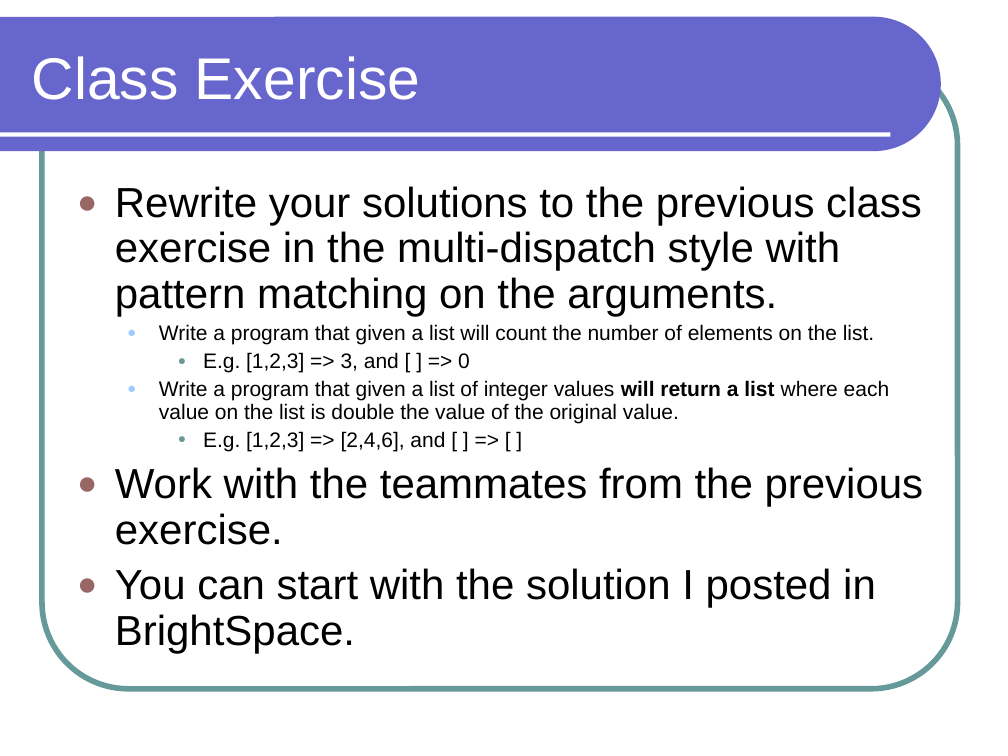
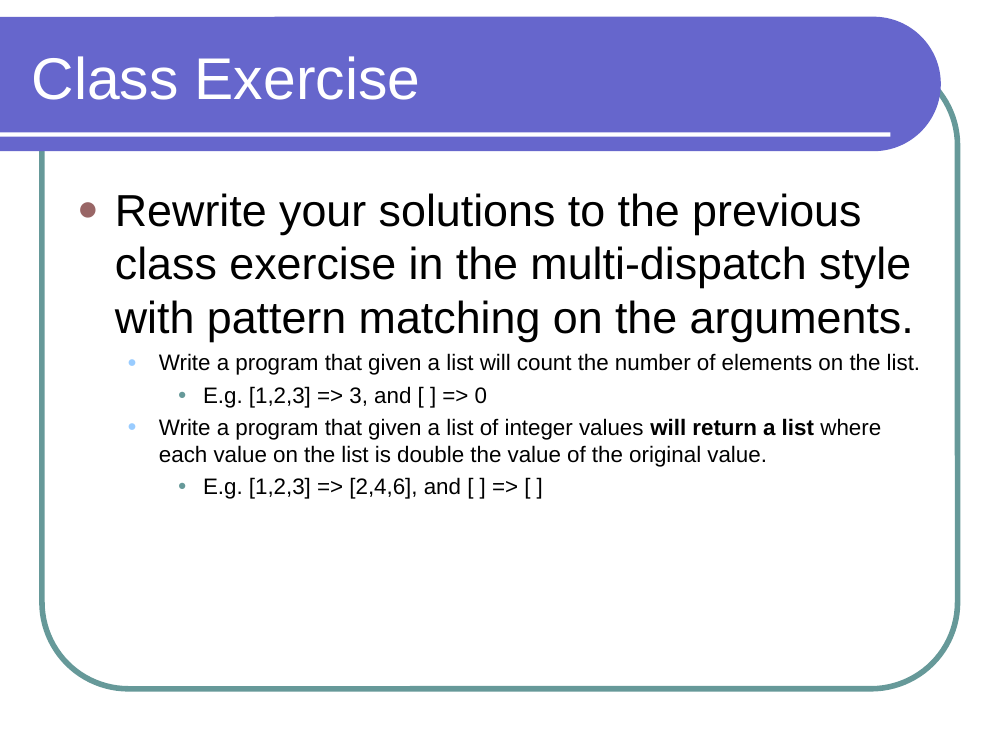
Before and after one commit to lutzhamel/CSC301, a slide deck: slide 30 of notes/csc301-ln013.ppt (slide 29 before the commit). Drawn at 1008x756 pixels with LibreOffice and Linux fonts; fonts in the diff are those of the drawing. Boxes give left, top, right and bottom in pixels: in the first picture for what was removed or moved away, otherwise in the second. Text is boxed around its words. In the diff, an @@ line names an element or a change of style, - is before the commit and + after.

```diff
--- a/notes/csc301-ln013.ppt
+++ b/notes/csc301-ln013.ppt
@@ text "Rewrite your solutions to the ..." at (115, 193, 920, 499): size 30 to 32 pt in "Rewrite your solutions to the previous class ..."; size 15 to 16 pt in "Write a program that given a list ...", "E.g. [1,2,3] => 3, and [ ] ...", "Write a program that given a list ...", "E.g. [1,2,3] => [2,4,6], and [ ] ..."; line spacing 0.9 to 1 @@
@@ text at (115, 467, 924, 653): paragraphs removed @@
-● Work with the teammates from the previous exercise.
-● You can start with the solution I posted in BrightSpace.
```
Also in this commit, not shown: 1 slide added, 2 other files.
